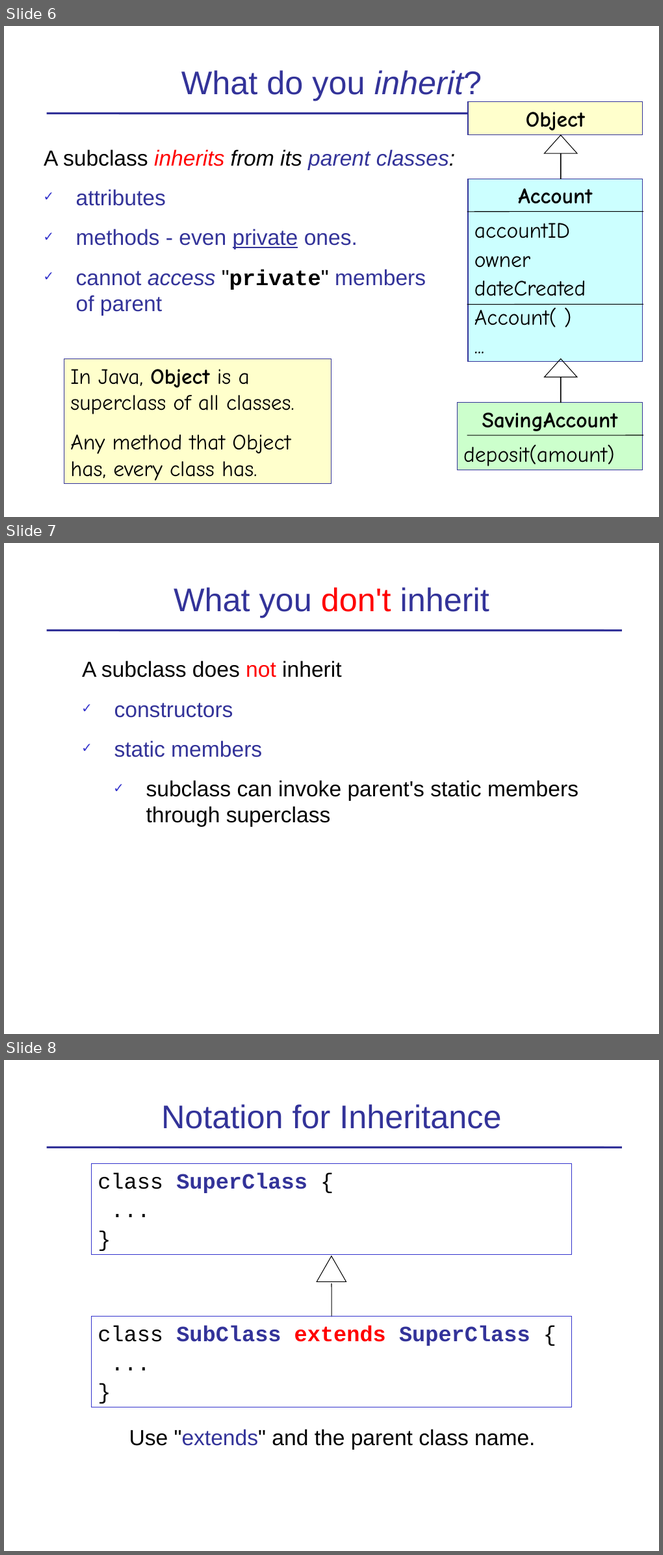
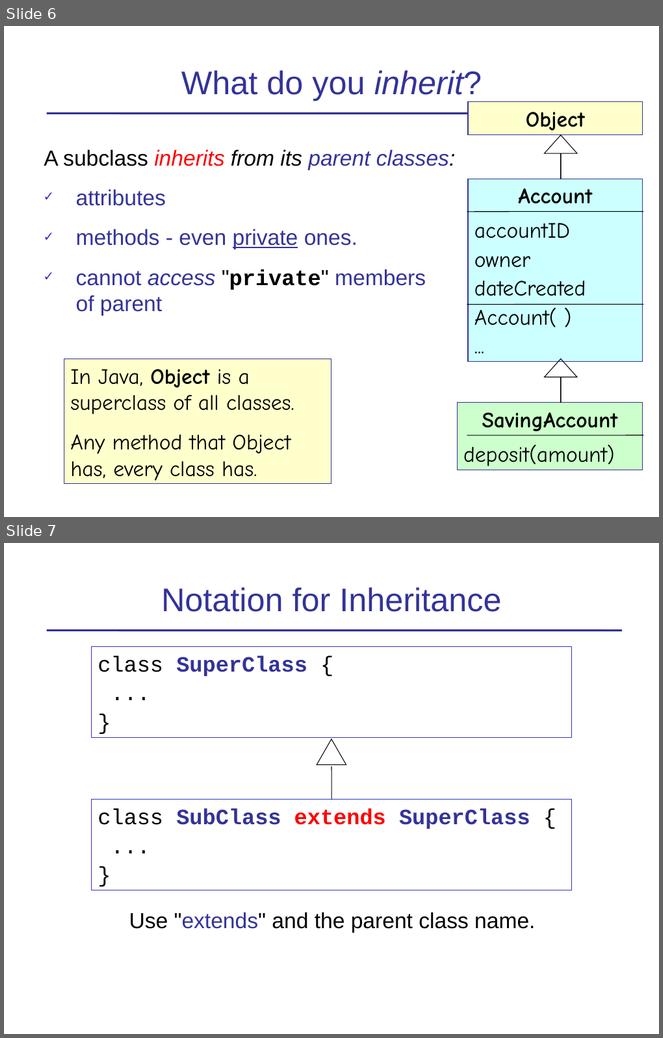
Before and after one commit to skeoop/skeoop.github.io, a slide deck: week4/Inheritance-1-Basics.ppt. Shown one above the other, each under a label of ours: slides 6, 7 and 8 before the commit, slides 6 and 7 after it. The pictures are 663x1555 and 663x1038 pixels, drawn with LibreOffice and Linux fonts; fonts in the diff are those of the drawing. Boxes give left, top, right and bottom in pixels: in the first picture for what was removed or moved away, otherwise in the second. Text is boxed around its words. In the diff, an @@ line names an element or a change of style, - is before the commit and + after.

```diff
--- a/week4/Inheritance-1-Basics.ppt
+++ b/week4/Inheritance-1-Basics.ppt
@@ slide 7 removed at [4, 543, 659, 1034], background #FFFFFF; not listed: 1 template element that a slide beside it also shows @@
@@ title removed at [174, 587, 490, 618] @@
-What you don't inherit
@@ text removed at [82, 661, 579, 827] @@
-A subclass does not inherit
-✓ constructors
-✓ static members
-  ✓ subclass can invoke parent's static members through superclass
@@ what was slide 8 is now slide 7 @@
```
Also in this commit, not shown: 2 slides changed, 1 slide added, 1 other file.
